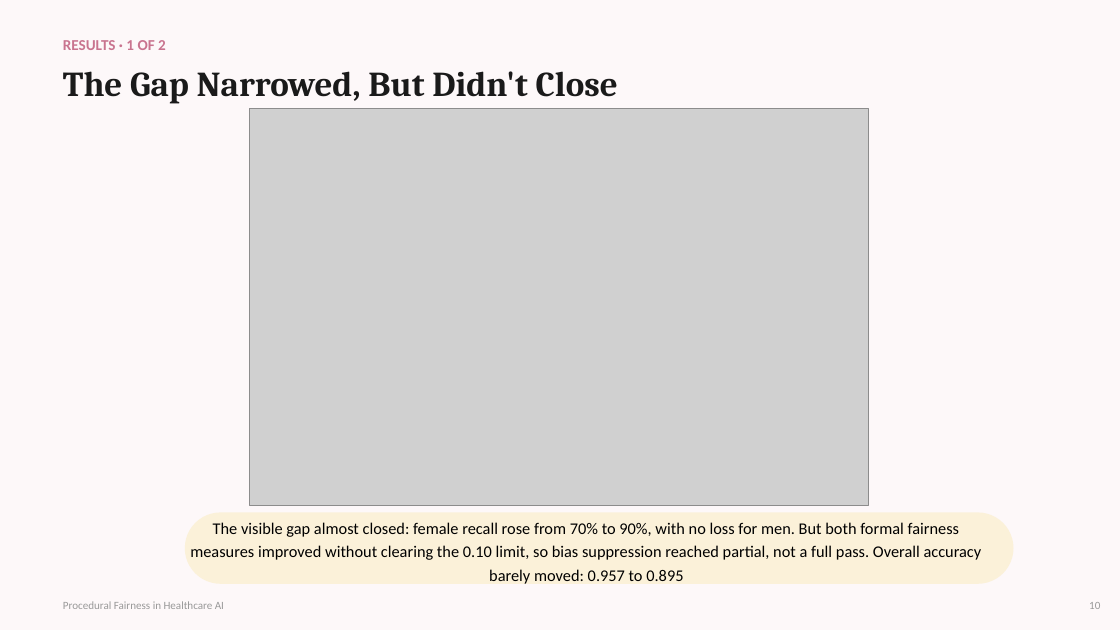
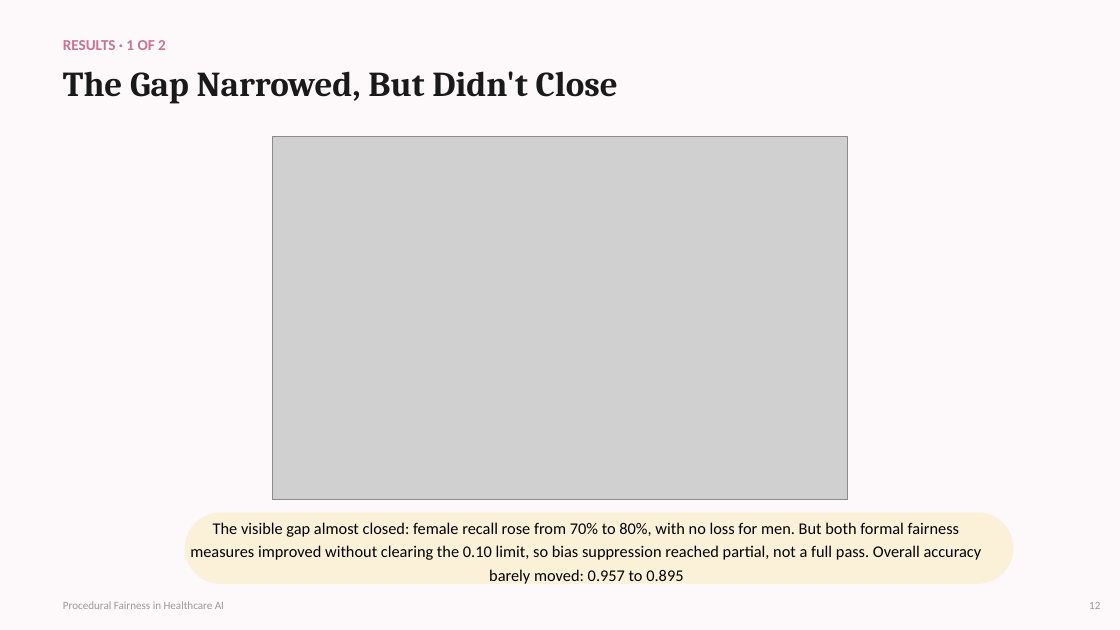
Before and after one commit to Kscarce/fairness-dashboard, a slide deck: slide 13 of dissertation_defense_presentation.pptx. Drawn at 1120x630 pixels with LibreOffice and Linux fonts; fonts in the diff are those of the drawing; grey boxes stand for pictures. Boxes give left, top, right and bottom in pixels: in the first picture for what was removed or moved away, otherwise in the second. Text is boxed around its words. In the diff, an @@ line names an element or a change of style, - is before the commit and + after.

```diff
--- a/dissertation_defense_presentation.pptx
+++ b/dissertation_defense_presentation.pptx
@@ picture: place and size @@
-picture at (250,108,869,505)
+picture at (272,136,848,500)
@@ text at (190,522,982,584): text changed @@
-The visible gap almost closed: female recall rose from 70% to 90%, with no loss for men. But both formal fairness measures improved without clearing the 0.10 limit, so bias suppression reached partial, not a full pass. Overall accuracy barely moved: 0.957 to 0.895
+The visible gap almost closed: female recall rose from 70% to 80%, with no loss for men. But both formal fairness measures improved without clearing the 0.10 limit, so bias suppression reached partial, not a full pass. Overall accuracy barely moved: 0.957 to 0.895
@@ text at (1089,602,1100,609): text changed @@
-10
+12
```
Also in this commit, not shown: 14 other slides changed, 1 slide added, 1 slide removed, 2 other files.
